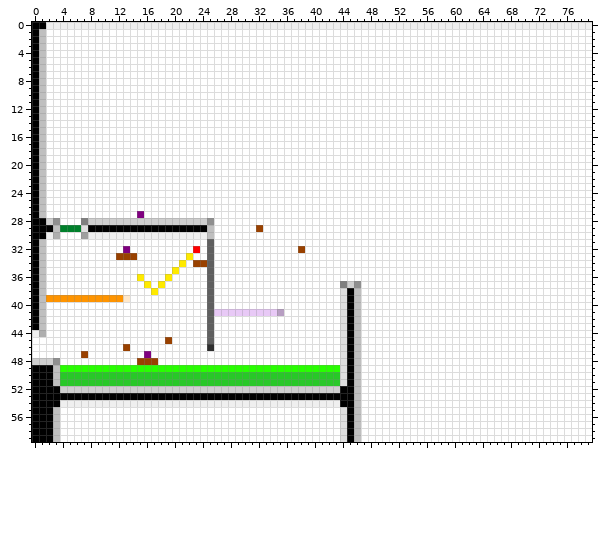
Sprite sheet: source/level_data/layouts/level9/layer2.png. That is the earlier state.
The file is 80x60 pixels.
And afterwards:
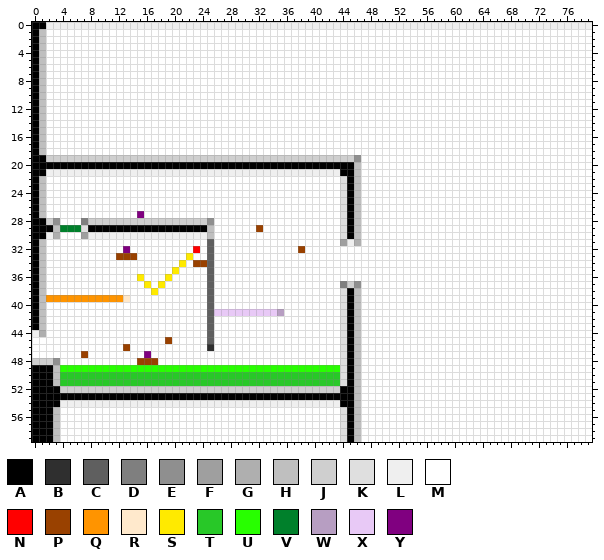
Palette (. is transparent): A #000000  B #2f2f2f  C #5f5f5f  D #7f7f7f  E #8f8f8f  F #9f9f9f  G #afafaf  H #bfbfbf  J #cfcfcf  K #dfdfdf  L #efefef  M #ffffff  N #ff0000  P #994100  Q #ff9400  R #ffe9cc  S #ffea00  T #28c828  U #28ff00  V #00802b  W #b79ec2  X #e8c9f6  Y #800080
Edits made:
The edit turns colour H into colour A in rows 19 to 21 at x 1.
The edit turns colour M into colour A in row 20 at x 2 to 45; in row 21 at x 44 to 45; in rows 22 to 30 at x 45.
The edit turns colour M into colour E in row 19 at x 46.
The edit turns colour M into colour F in row 31 at x 44.
The edit turns colour M into colour G in row 31 at x 46.
The edit turns colour M into colour H in rows 20 to 30 at x 46.
The edit turns colour M into colour J in row 19 at x 2 to 45.
The edit turns colour M into colour K in rows 22 to 30 at x 44.
The edit turns colour M into colour L in row 21 at x 2 to 43; in row 31 at x 45.
Changed places in both pictures, as pixel boxes (x1, y1, x2, y2):
changed: (39, 155, 361, 246)
